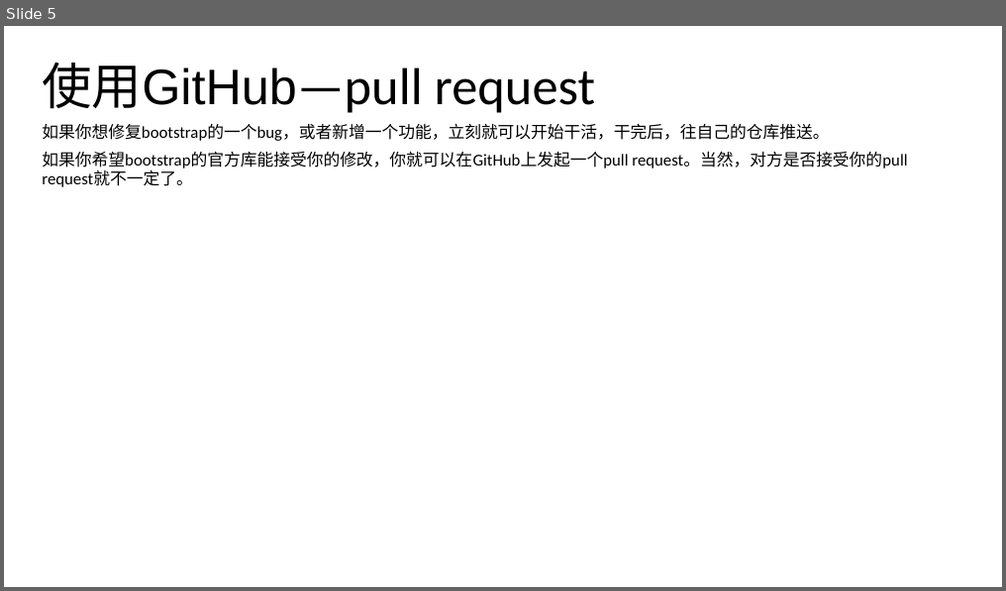
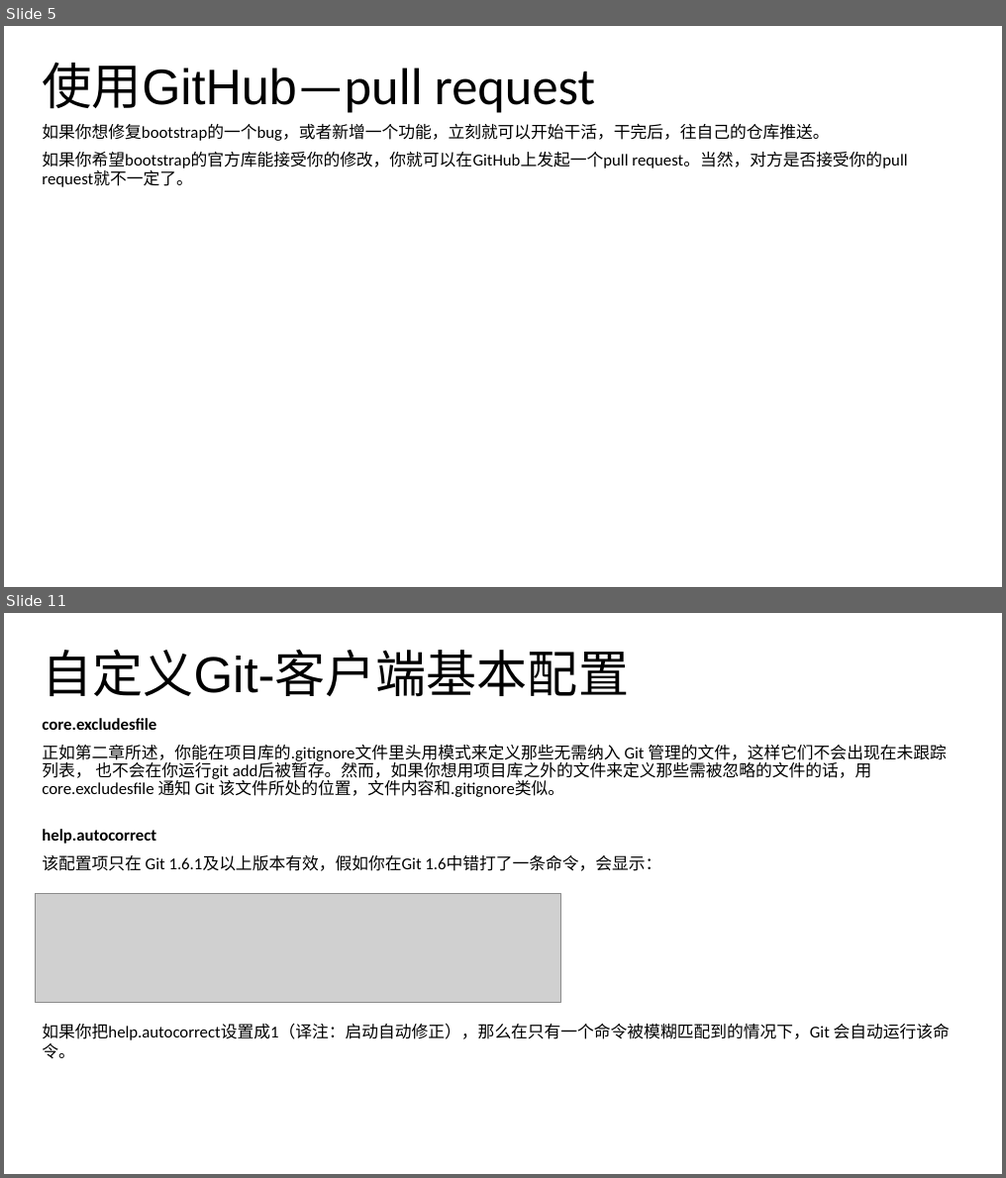
Before and after one commit to noprom/shandong, a slide deck: doc/ppt/迪力尼亚.pptx. Shown one above the other, each under a label of ours: slide 5 before the commit, slides 5 and 11 after it; the slides between them are not shown. The pictures are 1006x591 and 1006x1178 pixels, drawn with LibreOffice and Linux fonts; fonts in the diff are those of the drawing; grey boxes stand for pictures. Boxes give left, top, right and bottom in pixels: in the first picture for what was removed or moved away, otherwise in the second. Text is boxed around its words. In the diff, an @@ line names an element or a change of style, - is before the commit and + after.

```diff
--- a/doc/ppt/迪力尼亚.pptx
+++ b/doc/ppt/迪力尼亚.pptx
@@ slide 11 added at <box>4,613,1002,1174</box>, background #FFFFFF @@
@@ title added at <box>42,649,629,697</box>, 48.6 pt, text #000000 @@
+自定义Git-客户端基本配置
@@ subtitle added at <box>42,718,946,797</box>, 16 pt, text #000000 @@
+core.excludesfile
+正如第二章所述，你能在项目库的.gitignore文件里头用模式来定义那些无需纳入 Git 管理的文件，这样它们不会出现在未跟踪列表， 也不会在你运行git add后被暂存。然而，如果你想用项目库之外的文件来定义那些需被忽略的文件的话，用core.excludesfile 通知 Git 该文件所处的位置，文件内容和.gitignore类似。
@@ text added at <box>42,829,661,871</box>, 16 pt, text #000000 @@
+help.autocorrect
+该配置项只在 Git 1.6.1及以上版本有效，假如你在Git 1.6中错打了一条命令，会显示：
@@ picture added at <box>35,894,561,1003</box> @@
@@ text added at <box>42,1023,949,1059</box>, 16 pt, text #000000 @@
+如果你把help.autocorrect设置成1（译注：启动自动修正），那么在只有一个命令被模糊匹配到的情况下，Git 会自动运行该命令。
```
Also in this commit, not shown: 7 other slides added, 1 slide removed.
